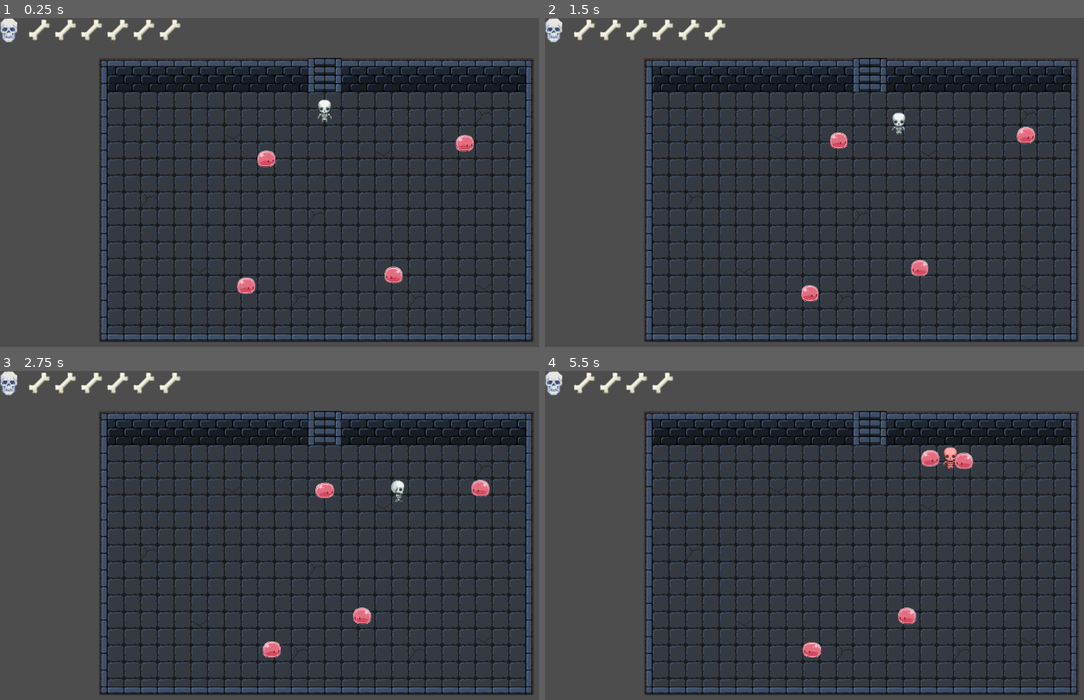
Above: before the commit, frames 1-4 (two rows, left to right).
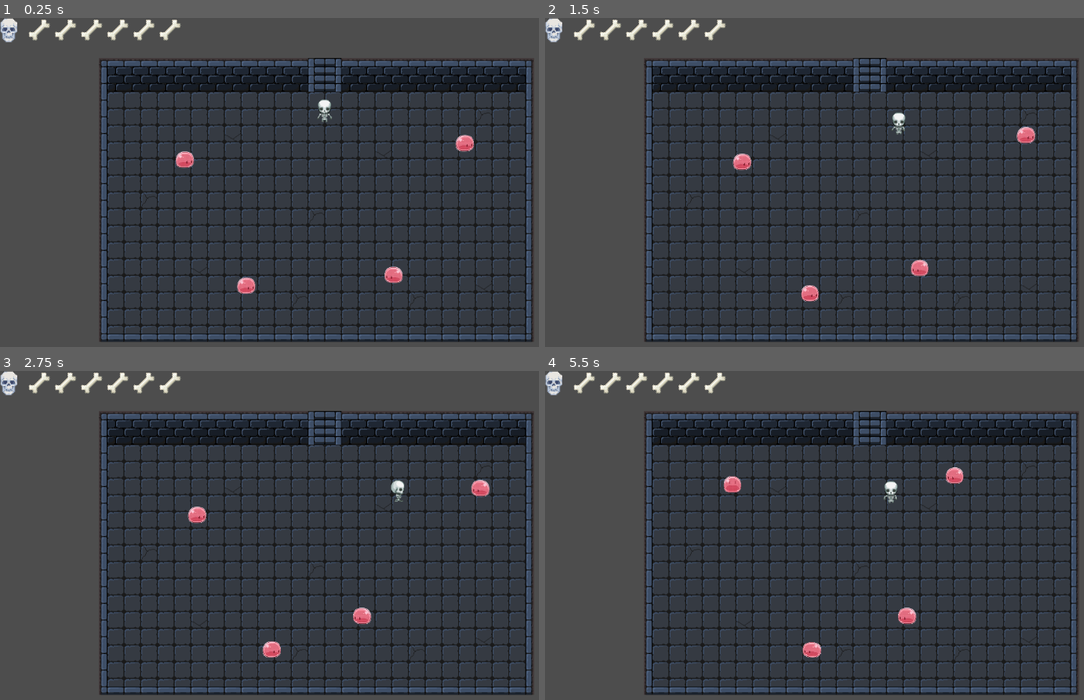
Above: after the commit, the same moments.

Repository: JISaldana/LootNBones
Game: Godot game, scene res://TestRoom.tscn
The game is run twice, just before and just after one commit, with the same random seed, the same clock (stepped at 60 frames per second) and the same inputs.
Inputs:
- Up to frame 1 (0.25 s): no input
- Up to frame 2 (1.5 s): tap Enter (ui_accept) at 0.5, 0.77 s; hold Right (ui_right) 0.53-1.28 s; hold Down (ui_down) from 1.28 s (still down)
- Up to frame 3 (2.75 s): tap Enter (ui_accept) at 1.52 s; release Down (ui_down) at 2.03 s; hold Right (ui_right) from 2.03 s (still down)
- Up to frame 4 (5.5 s): release Right (ui_right) at 2.78 s; hold Up (ui_up) 2.78-3.53 s; tap Enter (ui_accept) at 3.02, 3.77, 4.52 s; hold Left (ui_left) 3.53-5.03 s; hold Down (ui_down) from 5.03 s (still down)

The runs differ from the first frame. In frame 1, 0.3% of the frame differs, in the area x 32-52%, y 40-46%; in frame 2, 0.3%; in frame 3, 0.3%; in frame 4, 1.0%, in the area x 24-80%, y 0-41%.

Commit message:
image added

Diff:
--- a/TestRoom.tscn
+++ b/TestRoom.tscn
@@ -358,4 +358,4 @@
 position = Vector2(274, 433)
 
 [node name="SlimeEnemy4" parent="." unique_id=212083994 instance=ExtResource("10_yjt0e")]
-position = Vector2(310, 200)
+position = Vector2(156, 193)
Binary file added: GameImage.jpg
